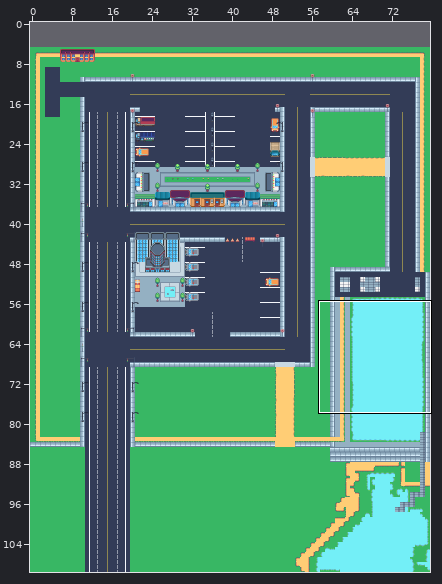
A Tiled map gets an edit: test_map.tmx. The picture above shows the old version from afar; the outline marks the close-up.
Close-up. As it was:
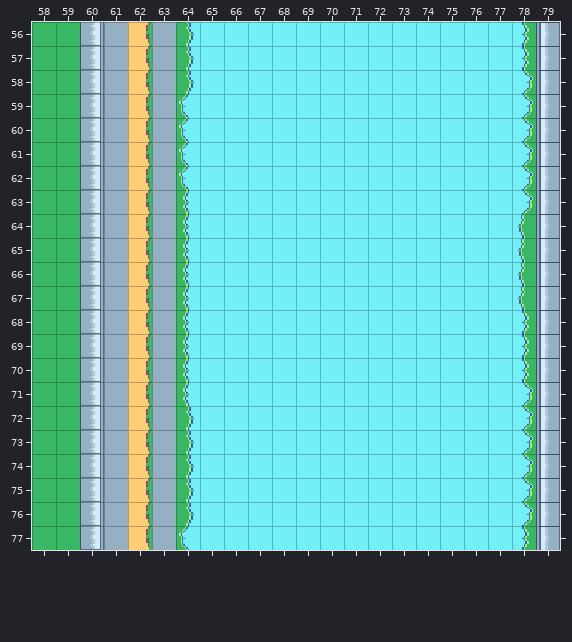
Cells are 16x16 px. Shown: x 58..79, y 56..77. The commit also changed other parts of the map, which this record leaves out. The old version is drawn lined up with the new one.
Once edited:
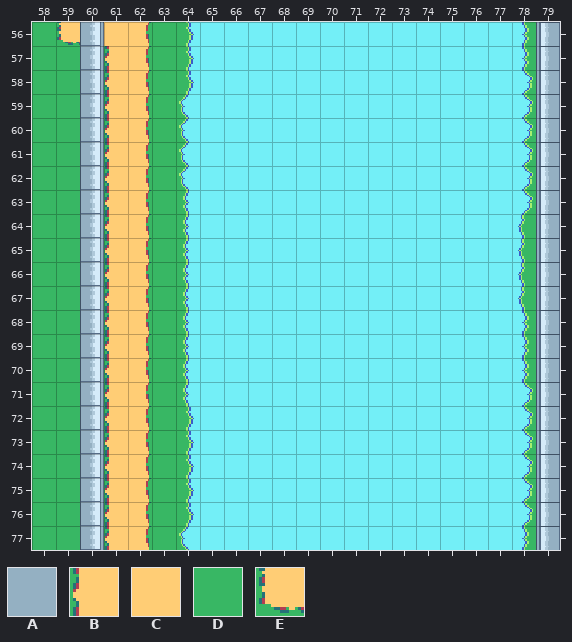
Key: from "tileset": A 2581, B 3214, C 3216, D 3269, E 3342.
_ is an empty cell, # one hidden under a higher layer.
Edits made:
map size 80x160 -> 80x165 cells (old content now starts at 0,5; both pictures use the new coordinates)
Layer "Background":
y 56: x 59 D -> E; x 61 # -> C
y 57..77: x 61 # -> B
Layer "Roads" (now hidden):
y 56..77: x 61 A -> _; x 63 A -> _
